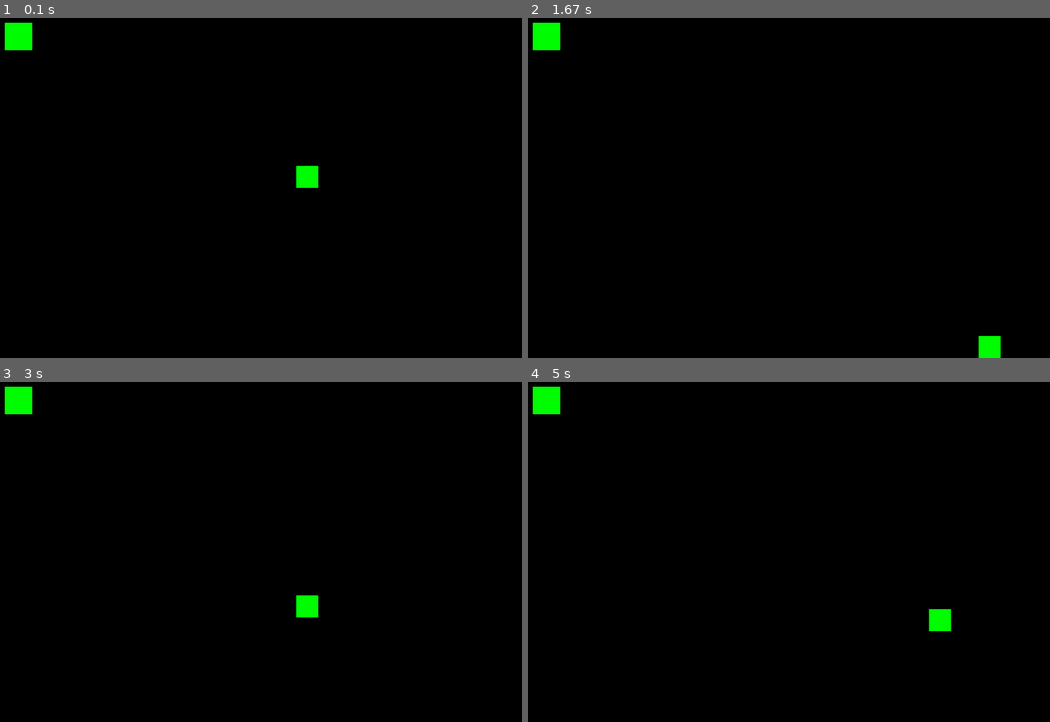
Above: before the commit, frames 1-4 (two rows, left to right).
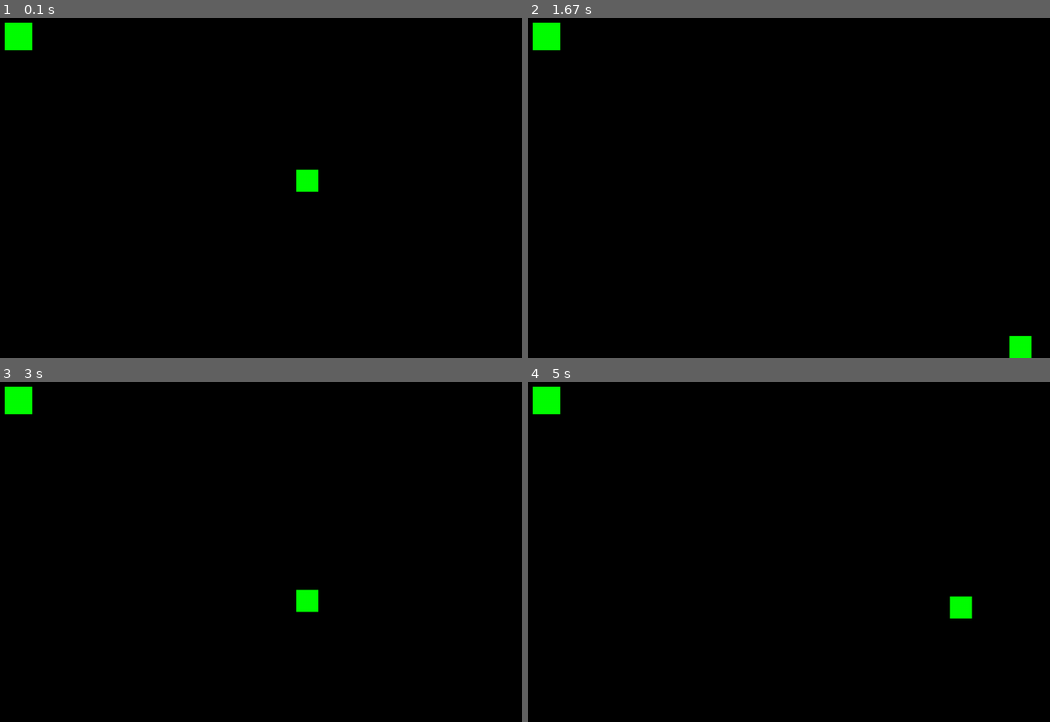
Above: after the commit, the same moments.

Repository: ChillinIguess/f-rste-pygame-prosjekt
Game: pygame game, started from Index.py
Two runs of this game, one before a commit and one after it. Both use one fixed random seed, a clock stepped at 60 frames per second and the inputs below.
Inputs:
- Up to frame 1 (0.1 s): no input
- Up to frame 2 (1.67 s): hold Right 0.33-0.8 s; hold Up 0.83-1.13 s; hold Right 1.17-1.63 s
- Up to frame 3 (3 s): hold Left 1.67-2.2 s; hold Left 2.23-2.63 s; hold Up from 2.67 s (still down)
- Up to frame 4 (5 s): release Up at 3.03 s; hold Right 3.07-3.7 s; hold Left 3.73-4.2 s; hold Right 4.23-4.7 s; hold Up from 4.73 s (still down)

The runs differ from the first frame. In frame 1, 0.1% of the frame differs, in the area x 56-62%, y 43-52%; in frame 2, 0.6%, in the area x 86-97%, y 93-100%; in frame 3, 0.2%; in frame 4, 0.6%.

Commit message:
Changed variables to make jump feell better

Diff:
--- a/Index.py
+++ b/Index.py
@@ -12,21 +12,21 @@
 playerY = gameHeight/2
 playerWidth = 40
 playerHeight = 40
-playerDistance = 5
+playerDistance = 6
 size = 40
 kanHoppe = False
 turnedRight = True
 #Gravity and jumping
 playerVelocityY = 0
 gravity = 0.5
-jump_strength = -15
+jump_strength = -20
 onGround = False
-gravityplus = 1
-fastFall = 1
+fastFallStart = -20
+fastFall = 0.5
 groundY = gameHeight
 maxFallSpeed = 18
-neutralJump = -1
-lowJump = -13
+neutralJump = -2
+lowJump = -17
 #Glidning
 playerVelocityX = 0
 gliding = 0.5
@@ -147,7 +147,7 @@
 
 
           #Faster fall downwards
-    if playerVelocityY > 2 and playerVelocityY < maxFallSpeed:
+    if playerVelocityY > fastFallStart and playerVelocityY < maxFallSpeed:
                 playerVelocityY += fastFall
 
     #Makes the jump hight variable depending on how long you hold jump
